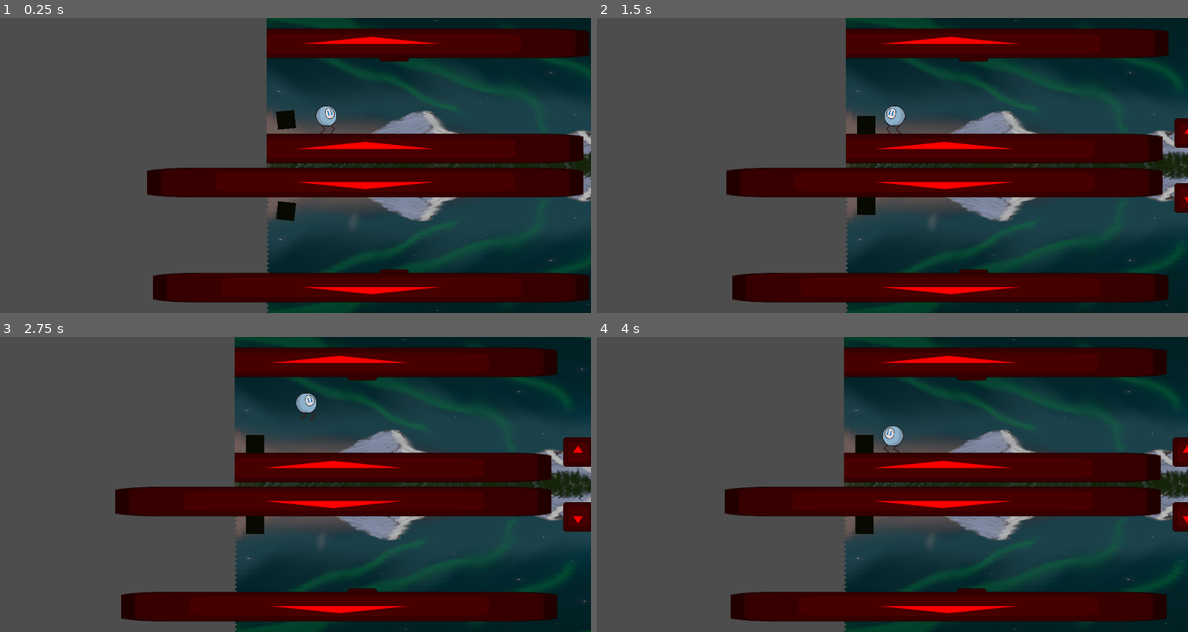
Above: before the commit, frames 1-4 (two rows, left to right).
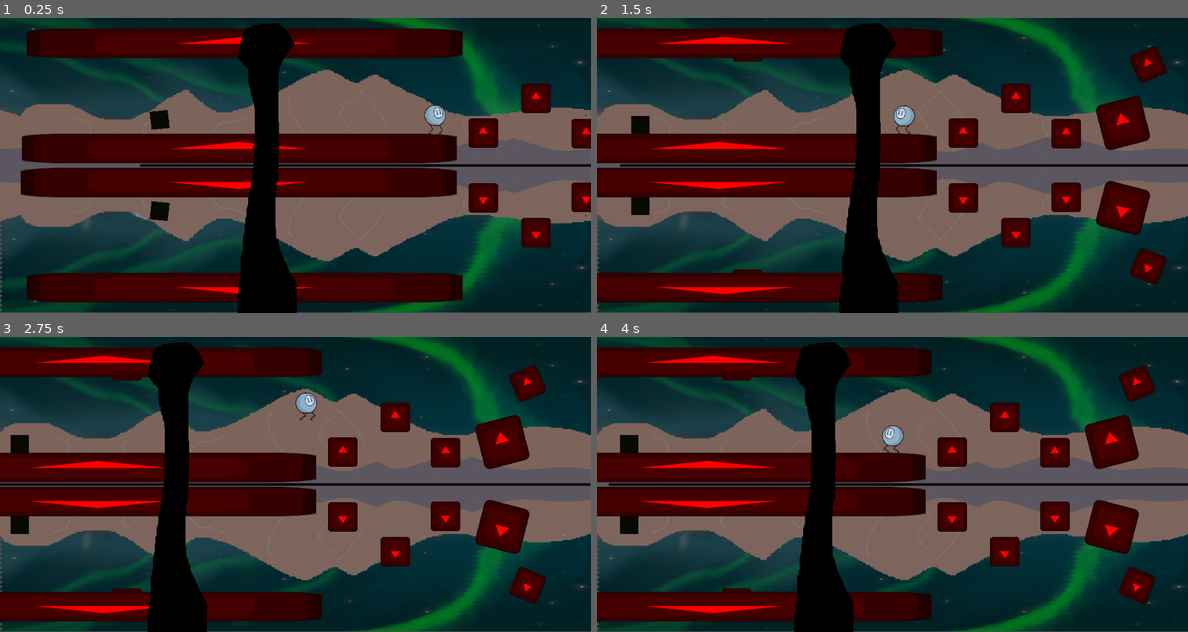
Above: after the commit, the same moments.

Repository: Rinkton/igu-summer-2024
Game: Godot game, scene res://main.tscn
Two runs of this game, one before a commit and one after it. Both use one fixed random seed, a clock stepped at 60 frames per second and the inputs below. The engine's default icon, where the game draws it, is replaced by a stand-in: a white triangle on a blue panel in a dark square.
Inputs (mouse positions are in pixels of both pictures, inside the frame that each line leads up to):
- Up to frame 1 (0.25 s): no input
- Up to frame 2 (1.5 s): move the mouse to (1022, 150) at 0.52 s; tap A (a) at 0.6 s; tap Space (act) at 0.8, 1.35 s; move the mouse to (774, 180) at 1.27 s
- Up to frame 3 (2.75 s): tap D (d) at 1.55, 2.1 s; move the mouse to (354, 419) at 2.02 s; tap W (w) at 2.3 s
- Up to frame 4 (4 s): move the mouse to (862, 543) at 2.77 s; tap W (w) at 2.85 s; tap A (a) at 3.05, 3.6 s; move the mouse to (1069, 528) at 3.52 s; tap Space (act) at 3.8 s

The runs differ from the first frame. In frame 1, 74% of the frame differs, in the area x 0-100%, y 0-100%; in frame 2, 79%; in frame 3, 75%; in frame 4, 77%.

Commit message:
made parallax bg, light is now child of player

Diff:
--- a/4.3proto/character.gd
+++ b/4.3proto/character.gd
@@ -5,7 +5,6 @@
 var push_force = 20.0
 var axis
 var is_above = true
-
 
 func _ready():
 	axis = get_tree().current_scene.get_node("axis")
--- a/4.3proto/character.tscn
+++ b/4.3proto/character.tscn
@@ -258,6 +258,33 @@
 
 [sub_resource type="Animation" id="Animation_r5u0g"]
 length = 0.001
+tracks/0/type = "value"
+tracks/0/imported = false
+tracks/0/enabled = true
+tracks/0/path = NodePath("run:position")
+tracks/0/interp = 1
+tracks/0/loop_wrap = true
+tracks/0/keys = {
+"times": PackedFloat32Array(0),
+"transitions": PackedFloat32Array(1),
+"update": 0,
+"values": [Vector2(0, 0)]
+}
+tracks/1/type = "value"
+tracks/1/imported = false
+tracks/1/enabled = true
+tracks/1/path = NodePath("run:scale")
+tracks/1/interp = 1
+tracks/1/loop_wrap = true
+tracks/1/keys = {
+"times": PackedFloat32Array(0),
+"transitions": PackedFloat32Array(1),
+"update": 0,
+"values": [Vector2(0.2, 0.2)]
+}
+
+[sub_resource type="Animation" id="Animation_sah6j"]
+resource_name = "not running"
 tracks/0/type = "value"
 tracks/0/imported = false
 tracks/0/enabled = true
@@ -312,33 +339,6 @@
 "values": [Vector2(0, 0), Vector2(0, -0.199997), Vector2(0, 0.3)]
 }
 
-[sub_resource type="Animation" id="Animation_sah6j"]
-resource_name = "not running"
-tracks/0/type = "value"
-tracks/0/imported = false
-tracks/0/enabled = true
-tracks/0/path = NodePath("run:position")
-tracks/0/interp = 1
-tracks/0/loop_wrap = true
-tracks/0/keys = {
-"times": PackedFloat32Array(0),
-"transitions": PackedFloat32Array(1),
-"update": 0,
-"values": [Vector2(0, 0)]
-}
-tracks/1/type = "value"
-tracks/1/imported = false
-tracks/1/enabled = true
-tracks/1/path = NodePath("run:scale")
-tracks/1/interp = 1
-tracks/1/loop_wrap = true
-tracks/1/keys = {
-"times": PackedFloat32Array(0),
-"transitions": PackedFloat32Array(1),
-"update": 0,
-"values": [Vector2(0.2, 0.2)]
-}
-
 [sub_resource type="AnimationLibrary" id="AnimationLibrary_n77k8"]
 _data = {
 "RESET": SubResource("Animation_r5u0g"),
--- a/4.3proto/main.gd
+++ b/4.3proto/main.gd
@@ -31,7 +31,6 @@
 
 	character.check_is_above()
 
-
 	if character.is_above:
 		cur_side = $above
 	else:
--- a/4.3proto/main.tscn
+++ b/4.3proto/main.tscn
@@ -6,8 +6,11 @@
 [ext_resource type="PackedScene" uid="uid://biiv6nh0k0pum" path="res://axis.tscn" id="3_23kuv"]
 [ext_resource type="Texture2D" uid="uid://c6w3unwxitc3f" path="res://bg_below.png" id="3_fun30"]
 [ext_resource type="PackedScene" uid="uid://bhrou6ujbten2" path="res://obst1.tscn" id="4_72qsx"]
+[ext_resource type="Texture2D" uid="uid://gbbkkhys7fr3" path="res://mountainparallax.png" id="4_76x11"]
+[ext_resource type="Script" path="res://point_light_2d.gd" id="4_fcd8y"]
 [ext_resource type="PackedScene" uid="uid://y670nsgjw3ha" path="res://node_2d.tscn" id="5_32rjb"]
 [ext_resource type="PackedScene" uid="uid://pqw12i2ojyfo" path="res://camera.tscn" id="8_0s4gn"]
+[ext_resource type="Texture2D" uid="uid://dv5coctnd4cku" path="res://parallaxtree.png" id="10_slfmi"]
 
 [sub_resource type="Gradient" id="Gradient_glrde"]
 offsets = PackedFloat32Array(1)
@@ -15,35 +18,26 @@
 
 [sub_resource type="GradientTexture2D" id="GradientTexture2D_j2d1a"]
 gradient = SubResource("Gradient_glrde")
-width = 1000
+width = 1400
 height = 250
 
 [node name="main" type="Node2D"]
 script = ExtResource("1_jr1lh")
 
-[node name="bgabove" type="Sprite2D" parent="."]
-z_index = 1
-texture_filter = 1
-position = Vector2(500, 125.25)
-scale = Vector2(0.520833, 0.231019)
-texture = ExtResource("2_bnip3")
-metadata/_edit_lock_ = true
-
-[node name="bgbelow" type="Sprite2D" parent="."]
-z_index = -1
-texture_filter = 1
-position = Vector2(500, 375.125)
-scale = Vector2(0.520833, 0.231713)
-texture = ExtResource("3_fun30")
-metadata/_edit_lock_ = true
-
 [node name="axis" parent="." instance=ExtResource("3_23kuv")]
-visible = false
 position = Vector2(500, 250)
 metadata/_edit_lock_ = true
 
 [node name="character" parent="." instance=ExtResource("2_xquvy")]
-position = Vector2(102, 165)
+position = Vector2(500, 148)
+
+[node name="PointLight2D" type="PointLight2D" parent="character"]
+position = Vector2(0, -23)
+energy = 0.0
+range_z_min = 1
+range_z_max = 1
+texture = SubResource("GradientTexture2D_j2d1a")
+script = ExtResource("4_fcd8y")
 
 [node name="above" type="Node2D" parent="."]
 z_index = 1
@@ -86,12 +80,190 @@
 position = Vector2(577, 54)
 metadata/_edit_lock_ = true
 
-[node name="PointLight2D" type="PointLight2D" parent="."]
-position = Vector2(500, 125)
-energy = 0.0
-range_z_min = 0
-range_z_max = 2
-texture = SubResource("GradientTexture2D_j2d1a")
-metadata/_edit_lock_ = true
-
 [node name="camera" parent="." instance=ExtResource("8_0s4gn")]
+
+[node name="parallax" type="Node2D" parent="."]
+
+[node name="parallaxbelow" type="Node2D" parent="parallax"]
+z_index = -2
+
+[node name="sky" type="Parallax2D" parent="parallax/parallaxbelow"]
+scroll_scale = Vector2(0, 0)
+
+[node name="above" type="Sprite2D" parent="parallax/parallaxbelow/sky"]
+visible = false
+z_index = 2
+scale = Vector2(0.521, 0.231)
+texture = ExtResource("2_bnip3")
+centered = false
+
+[node name="below" type="Sprite2D" parent="parallax/parallaxbelow/sky"]
+z_index = -1
+position = Vector2(0, 250)
+scale = Vector2(0.521, 0.231)
+texture = ExtResource("3_fun30")
+centered = false
+
+[node name="farmountains" type="Parallax2D" parent="parallax/parallaxbelow"]
+scroll_scale = Vector2(0.15, 0.15)
+repeat_size = Vector2(1000, 0)
+
+[node name="above" type="Sprite2D" parent="parallax/parallaxbelow/farmountains"]
+visible = false
+modulate = Color(1, 0.898039, 0.815686, 1)
+z_index = 2
+texture_filter = 1
+position = Vector2(500, 150)
+scale = Vector2(2, 2)
+texture = ExtResource("4_76x11")
+
+[node name="below" type="Sprite2D" parent="parallax/parallaxbelow/farmountains"]
+modulate = Color(1, 0.913725, 0.843137, 1)
+z_index = -1
+texture_filter = 1
+position = Vector2(500, 350)
+scale = Vector2(2, -2)
+texture = ExtResource("4_76x11")
+
+[node name="closermountains" type="Parallax2D" parent="parallax/parallaxbelow"]
+scroll_scale = Vector2(0.3, 0.3)
+repeat_size = Vector2(1000, 0)
+
+[node name="above" type="Sprite2D" parent="parallax/parallaxbelow/closermountains"]
+visible = false
+modulate = Color(0.729953, 0.77321, 0.855766, 1)
+z_index = 2
+texture_filter = 1
+position = Vector2(750, 220)
+scale = Vector2(1, 0.6)
+texture = ExtResource("4_76x11")
+
+[node name="above2" type="Sprite2D" parent="parallax/parallaxbelow/closermountains"]
+visible = false
+modulate = Color(0.729953, 0.77321, 0.855766, 1)
+z_index = 2
+texture_filter = 1
+position = Vector2(250, 220)
+scale = Vector2(1, 0.6)
+texture = ExtResource("4_76x11")
+
+[node name="below" type="Sprite2D" parent="parallax/parallaxbelow/closermountains"]
+modulate = Color(0.729953, 0.77321, 0.855766, 1)
+z_index = -1
+texture_filter = 1
+position = Vector2(750, 280)
+scale = Vector2(1, -0.6)
+texture = ExtResource("4_76x11")
+
+[node name="below2" type="Sprite2D" parent="parallax/parallaxbelow/closermountains"]
+modulate = Color(0.729953, 0.77321, 0.855766, 1)
+z_index = -1
+texture_filter = 1
+position = Vector2(250, 280)
+scale = Vector2(1, -0.6)
+texture = ExtResource("4_76x11")
+
+[node name="Parallax2D" type="Parallax2D" parent="parallax/parallaxbelow"]
+scroll_scale = Vector2(4, 4)
+scroll_offset = Vector2(2, 0)
+repeat_size = Vector2(800, 0)
+
+[node name="Sprite2D" type="Sprite2D" parent="parallax/parallaxbelow/Parallax2D"]
+z_index = 5
+position = Vector2(302, 254)
+texture = ExtResource("10_slfmi")
+
+[node name="parallaxabove" type="Node2D" parent="parallax"]
+z_index = -1
+
+[node name="sky" type="Parallax2D" parent="parallax/parallaxabove"]
+scroll_scale = Vector2(0, 0)
+
+[node name="above" type="Sprite2D" parent="parallax/parallaxabove/sky"]
+scale = Vector2(0.521, 0.231)
+texture = ExtResource("2_bnip3")
+centered = false
+
+[node name="below" type="Sprite2D" parent="parallax/parallaxabove/sky"]
+visible = false
+z_index = -1
+position = Vector2(0, 250)
+scale = Vector2(0.521, 0.231)
+texture = ExtResource("3_fun30")
+centered = false
+
+[node name="farmountains" type="Parallax2D" parent="parallax/parallaxabove"]
+scroll_scale = Vector2(0.15, 0.15)
+repeat_size = Vector2(1000, 0)
+
+[node name="above" type="Sprite2D" parent="parallax/parallaxabove/farmountains"]
+modulate = Color(1, 0.898039, 0.815686, 1)
+texture_filter = 1
+position = Vector2(500, 150)
+scale = Vector2(2, 2)
+texture = ExtResource("4_76x11")
+
+[node name="below" type="Sprite2D" parent="parallax/parallaxabove/farmountains"]
+visible = false
+modulate = Color(1, 0.913725, 0.843137, 1)
+z_index = -1
+texture_filter = 1
+position = Vector2(500, 350)
+scale = Vector2(2, -2)
+texture = ExtResource("4_76x11")
+
+[node name="closermountains" type="Parallax2D" parent="parallax/parallaxabove"]
+scroll_scale = Vector2(0.3, 0.3)
+repeat_size = Vector2(1000, 0)
+
+[node name="above" type="Sprite2D" parent="parallax/parallaxabove/closermountains"]
+modulate = Color(0.729953, 0.77321, 0.855766, 1)
+texture_filter = 1
+position = Vector2(750, 220)
+scale = Vector2(1, 0.6)
+texture = ExtResource("4_76x11")
+
+[node name="above2" type="Sprite2D" parent="parallax/parallaxabove/closermountains"]
+modulate = Color(0.729953, 0.77321, 0.855766, 1)
+texture_filter = 1
+position = Vector2(250, 220)
+scale = Vector2(1, 0.6)
+texture = ExtResource("4_76x11")
+
+[node name="below" type="Sprite2D" parent="parallax/parallaxabove/closermountains"]
+visible = false
+modulate = Color(0.729953, 0.77321, 0.855766, 1)
+z_index = -1
+texture_filter = 1
+position = Vector2(750, 280)
+scale = Vector2(1, -0.6)
+texture = ExtResource("4_76x11")
+
+[node name="below2" type="Sprite2D" parent="parallax/parallaxabove/closermountains"]
+visible = false
+modulate = Color(0.729953, 0.77321, 0.855766, 1)
+z_index = -1
+texture_filter = 1
+position = Vector2(250, 280)
+scale = Vector2(1, -0.6)
+texture = ExtResource("4_76x11")
+
+[node name="bgabove" type="Sprite2D" parent="."]
+process_mode = 4
+visible = false
+z_index = 1
+texture_filter = 1
+position = Vector2(500, 125.25)
+scale = Vector2(0.520833, 0.231019)
+texture = ExtResource("2_bnip3")
+metadata/_edit_lock_ = true
+
+[node name="bgbelow" type="Sprite2D" parent="."]
+process_mode = 4
+visible = false
+z_index = -1
+texture_filter = 1
+position = Vector2(500, 375.125)
+scale = Vector2(0.519, 0.231)
+texture = ExtResource("3_fun30")
+metadata/_edit_lock_ = true
--- /dev/null
+++ b/4.3proto/point_light_2d.gd
@@ -0,0 +1,4 @@
+extends PointLight2D
+
+func _process(_delta):
+	global_position.y = 125
Not shown: 1 places in 4.3proto/main.tscn that only renumber resources
Binary file added: 4.3proto/mountainparallax.png
Not shown, added: 4.3proto/mountainparallax.png.import
Binary file added: 4.3proto/parallaxtree.png
Not shown, added: 4.3proto/parallaxtree.png.import
